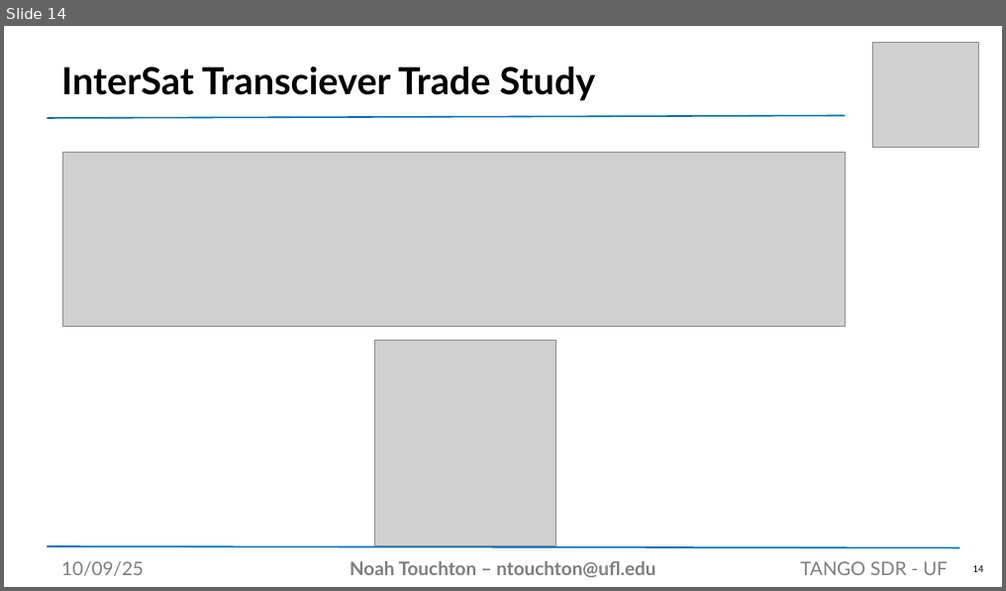
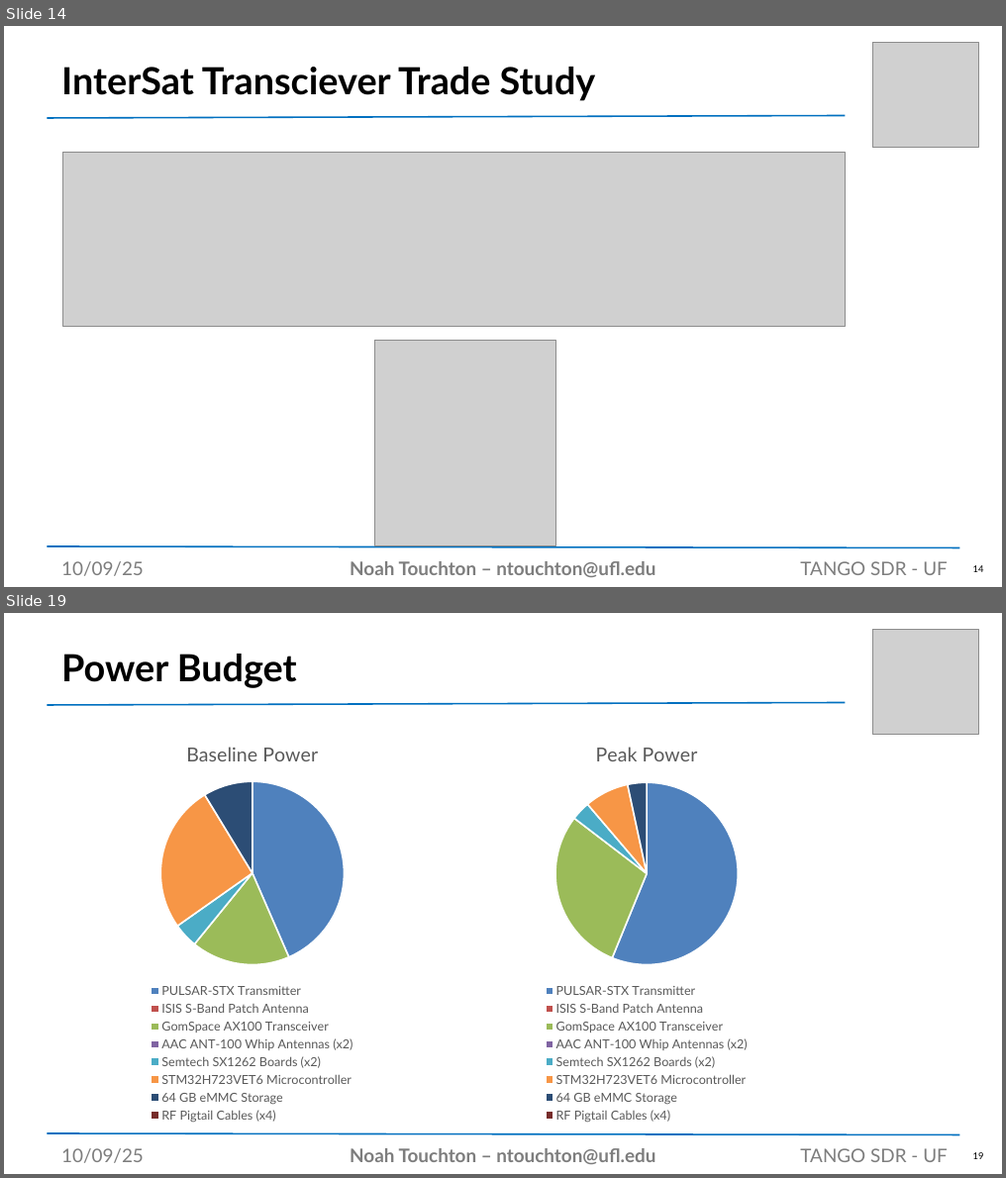
Before and after one commit to noahtouchton/School, a slide deck: Fall 2025/Aero Design 1/PowerPoint/SDR Presentation Template.pptx. Shown one above the other, each under a label of ours: slide 14 before the commit, slides 14 and 19 after it; the slides between them are not shown. The pictures are 1006x591 and 1006x1178 pixels, drawn with LibreOffice and Linux fonts; fonts in the diff are those of the drawing; grey boxes stand for pictures. Boxes give left, top, right and bottom in pixels: in the first picture for what was removed or moved away, otherwise in the second. Text is boxed around its words. In the diff, an @@ line names an element or a change of style, - is before the commit and + after.

```diff
--- a/Fall 2025/Aero Design 1/PowerPoint/SDR Presentation Template.pptx
+++ b/Fall 2025/Aero Design 1/PowerPoint/SDR Presentation Template.pptx
@@ slide 19 added at bbox=[4, 613, 1002, 1174], background #FFFFFF @@
@@ picture added at bbox=[872, 629, 979, 735] @@
@@ title added at bbox=[61, 654, 297, 688], 36 pt, text #000000, bold @@
+Power Budget
@@ line added from (48, 705) to (846, 703), #0070C0 1.5 pt @@
@@ pie chart added at bbox=[54, 725, 450, 1127] @@
+title "Baseline Power"
+categories: PULSAR-STX Transmitter, ISIS S-Band Patch Antenna, GomSpace AX100 Transceiver, AAC ANT-100 Whip Antennas (x2), Semtech SX1262 Boards (x2), STM32H723VET6 Microcontroller, 64 GB eMMC Storage, RF Pigtail Cables (x4)
+Baseline Power: 43, 0, 17, 0, 4, 26, 9, 0
@@ pie chart added at bbox=[449, 725, 846, 1127] @@
+title "Peak Power"
+categories: PULSAR-STX Transmitter, ISIS S-Band Patch Antenna, GomSpace AX100 Transceiver, AAC ANT-100 Whip Antennas (x2), Semtech SX1262 Boards (x2), STM32H723VET6 Microcontroller, 64 GB eMMC Storage, RF Pigtail Cables (x4)
+Peak Power: 56, 0, 29, 0, 3, 8, 3, 0
@@ line added from (48, 1134) to (960, 1136), #0070C0 1.5 pt @@
@@ text added at bbox=[61, 1149, 144, 1163], 18 pt, text #7D7D7D @@
+10/09/25
@@ text added at bbox=[350, 1149, 655, 1164], 18 pt, text #7D7D7D, bold @@
+Noah Touchton – ntouchton@ufl.edu
@@ text added at bbox=[800, 1149, 947, 1162], 18 pt, text #7D7D7D @@
+TANGO SDR - UF
@@ page number added at bbox=[973, 1153, 984, 1159], 9 pt, text #000000 @@
+19
```
Also in this commit, not shown: 6 slides changed, 18 other slides added, 2 slides removed, 5 other files.
